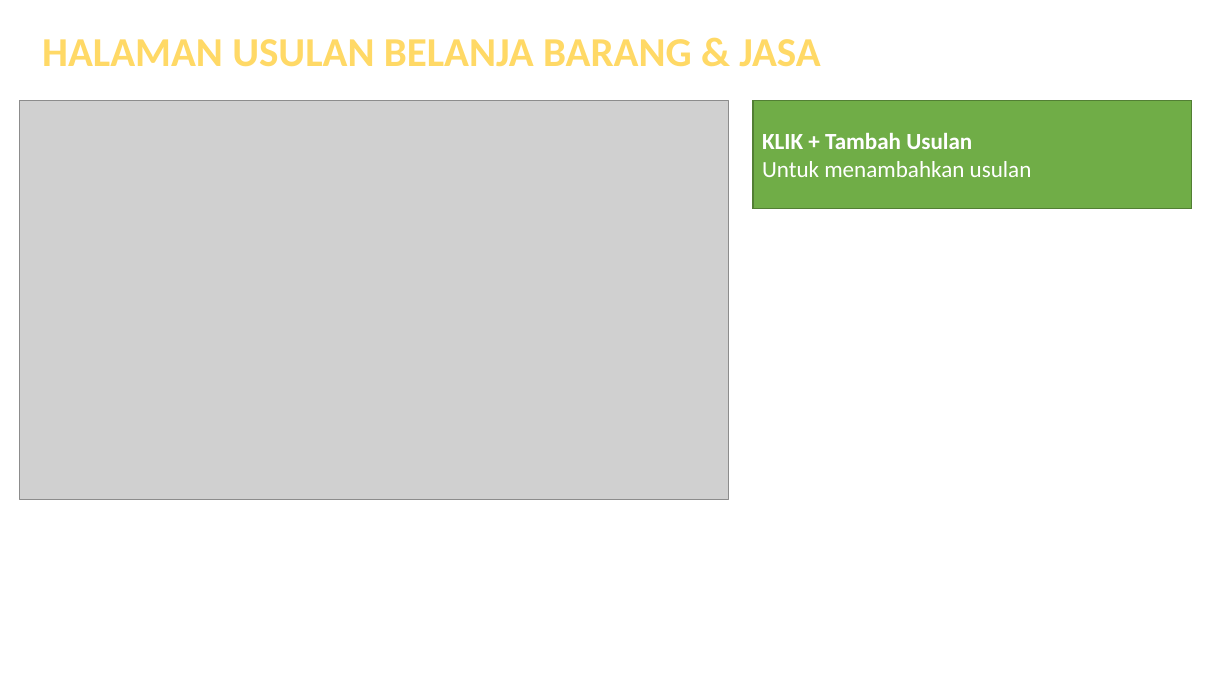
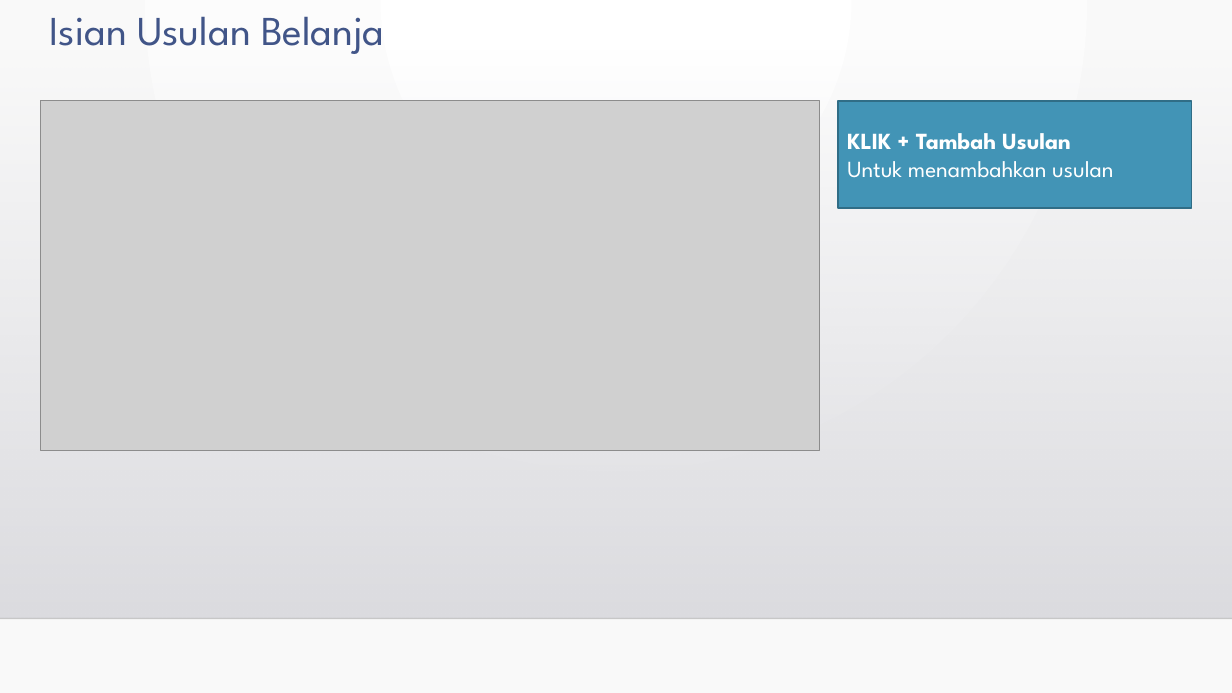
Before and after one commit to regipurnama/renbutbaru, a slide deck: slide 5 of assets/file/buku_petunjuk_rkbu.pptx. Drawn at 1232x693 pixels with LibreOffice and Linux fonts; fonts in the diff are those of the drawing; grey boxes stand for pictures; background and template pictures are left out. Boxes give left, top, right and bottom in pixels: in the first picture for what was removed or moved away, otherwise in the second. Text is boxed around its words. In the diff, an @@ line names an element or a change of style, - is before the commit and + after.

```diff
--- a/assets/file/buku_petunjuk_rkbu.pptx
+++ b/assets/file/buku_petunjuk_rkbu.pptx
@@ background #FFFFFF to gradient #FFFFFF to #FAFAFA @@
@@ text at (50,16,385,54): text changed; font Calibri to League Spartan; text colour gradient #FFC000 to #FFD966 to #FFF2CC to #415588; bold off @@
-HALAMAN USULAN BELANJA BARANG & JASA
+Isian Usulan Belanja
@@ rectangle added at (0,47,1232,618), fill gradient #DCDCE0 to #DEDEE2 @@
@@ picture: place and size @@
-picture at (19,101,728,499)
+picture at (41,101,820,451)
@@ rectangle "KLIK + Tambah Usulan": place and size @@
-rectangle "KLIK + Tambah Usulan" at (753,101,1192,208)
+rectangle "KLIK + Tambah Usulan" at (838,101,1191,208)
@@ rectangle "KLIK + Tambah Usulan" at (838,101,1191,208): font Calibri to League Spartan; fill #70AD47 to #4294B6; outline #538035 1 pt to #316D87 1.25 pt @@
@@ line added from (0, 618) to (1232, 618), #000001 1 pt @@
```
Also in this commit, not shown: 8 other slides changed, 2 slides added, 1 slide removed, 2 other files.
